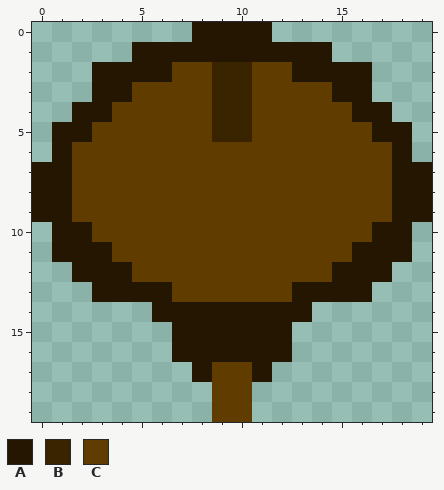
Edited in one commit: pixel-art sprite (assets/enemy_turret_shot.png). That is the earlier state.
The file is 20x20 pixels.
Palette (. is transparent): A #241600  B #3a2400  C #613c00
The result:
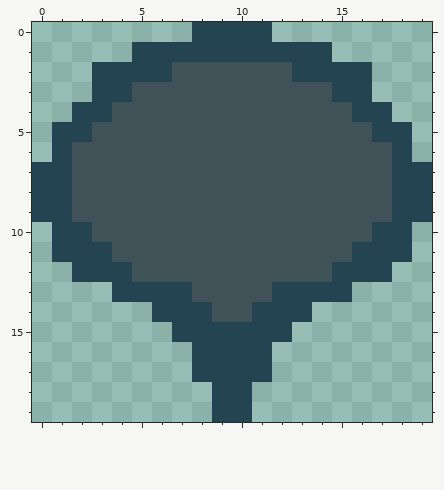
Edits made:
Colour A changes from #241600 to #244452.
Colour C changes from #613c00 to #415158.
The edit turns colour C into colour A in row 13 at x 7 and 12; in rows 17 to 19 at x 9 to 10.
The edit turns colour A into colour C in row 14 at x 9 to 10.
The edit turns colour B into colour C in rows 2 to 5 at x 9 to 10.
Colour A is gone in row 13 at x 3 and 16; in row 16 at x 7 and 12.
